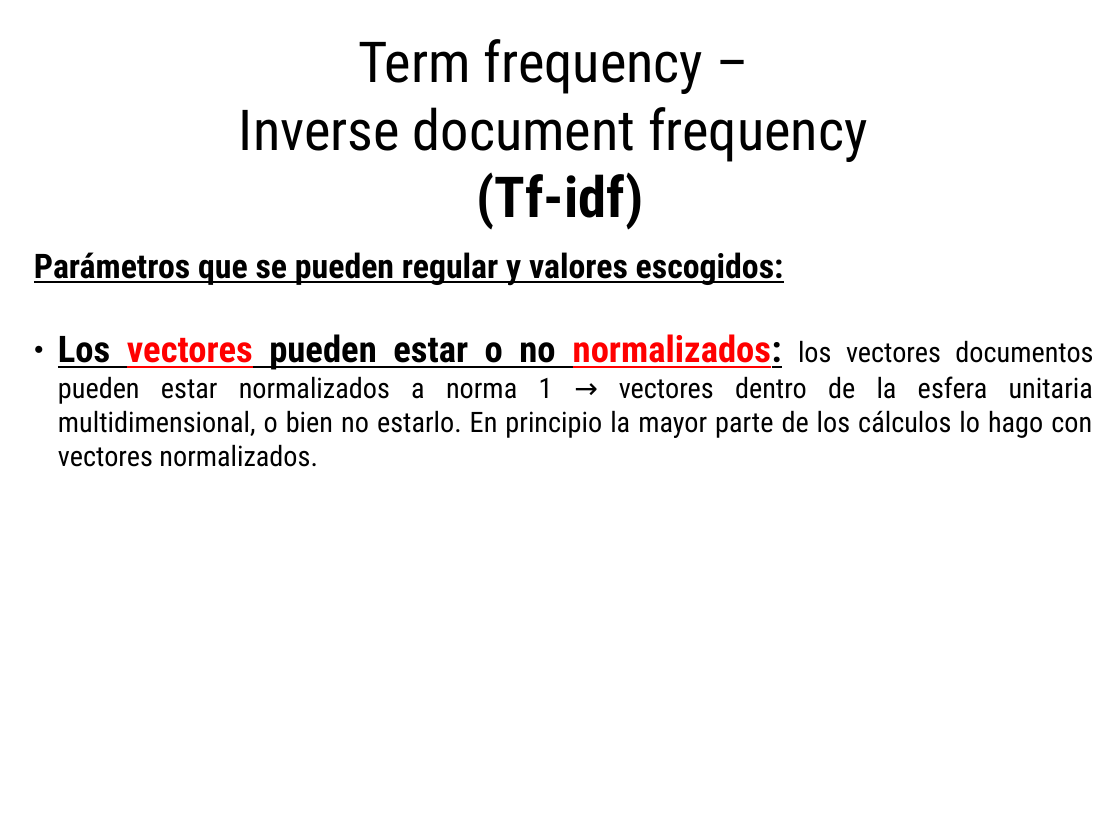
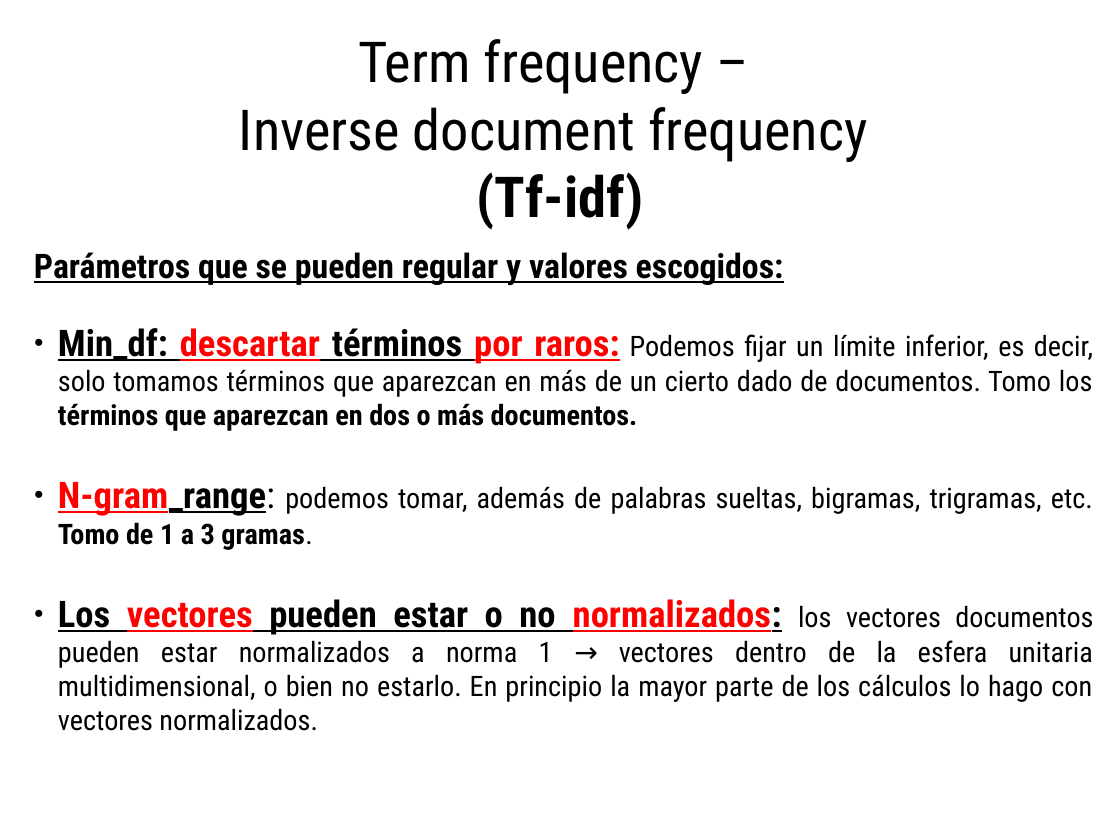
Before and after one commit to spinto88/Analisis_notas, a slide deck: slide 11 of Presentacion_analisis.odp. Drawn at 1120x840 pixels with LibreOffice and Linux fonts; fonts in the diff are those of the drawing. Boxes give left, top, right and bottom in pixels: in the first picture for what was removed or moved away, otherwise in the second. Text is boxed around its words. In the diff, an @@ line names an element or a change of style, - is before the commit and + after.

```diff
--- a/Presentacion_analisis.odp
+++ b/Presentacion_analisis.odp
@@ text at bbox=[58, 328, 1093, 550]: paragraphs added @@
+● Min_df: descartar términos por raros: Podemos fijar un límite inferior, es decir, solo tomamos términos que aparezcan en más de un cierto dado de documentos. Tomo los términos que aparezcan en dos o más documentos.
+● N-gram_range: podemos tomar, además de palabras sueltas, bigramas, trigramas, etc. Tomo de 1 a 3 gramas.
```
Also in this commit, not shown: 1 other slide changed, 3 other files.
